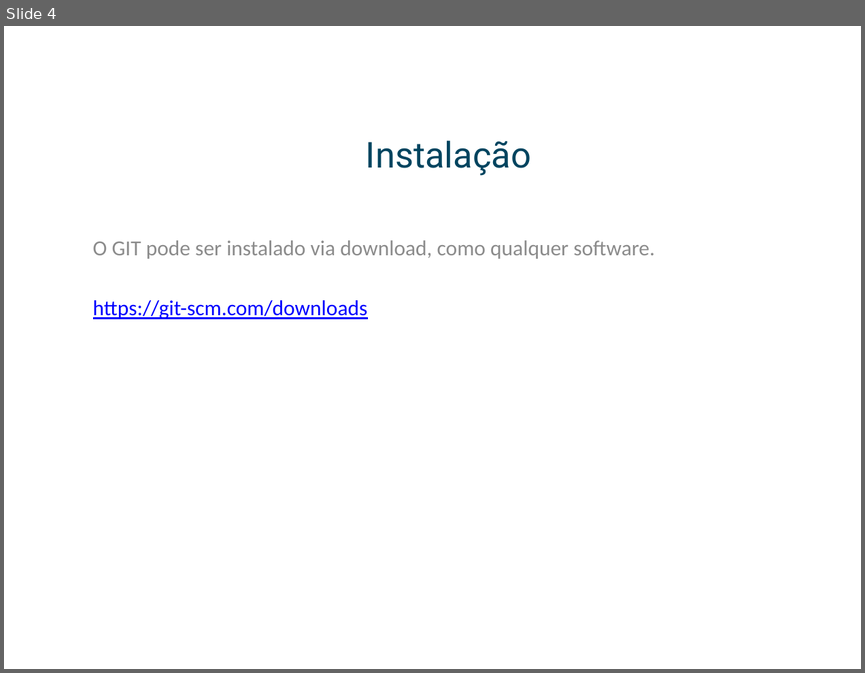
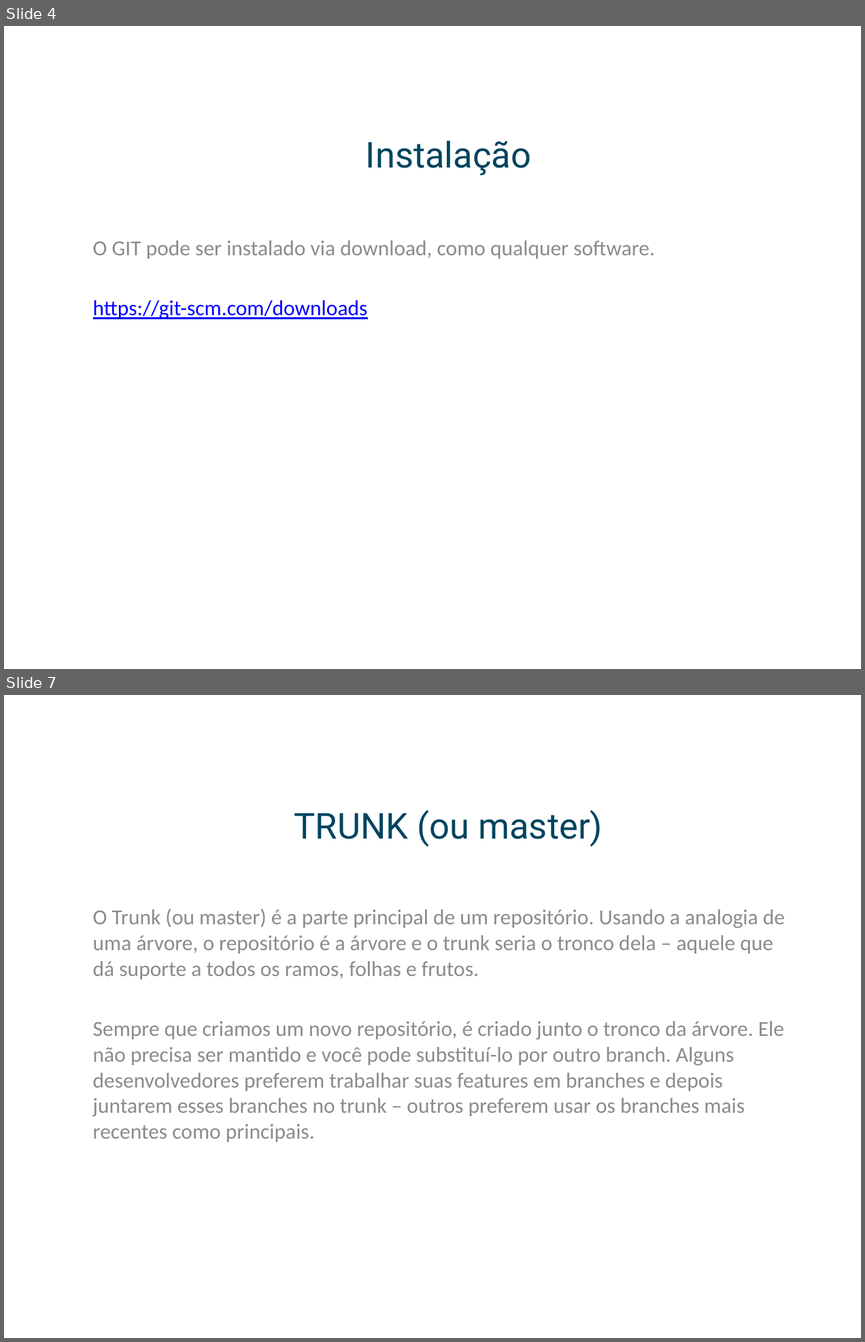
Before and after one commit to leafarcathal/gitws, a slide deck: Workshop.pptx. Shown one above the other, each under a label of ours: slide 4 before the commit, slides 4 and 7 after it; the slides between them are not shown. The pictures are 865x673 and 865x1342 pixels, drawn with LibreOffice and Linux fonts; fonts in the diff are those of the drawing; background and template pictures are left out. Boxes give left, top, right and bottom in pixels: in the first picture for what was removed or moved away, otherwise in the second. Text is boxed around its words. In the diff, an @@ line names an element or a change of style, - is before the commit and + after.

```diff
--- a/Workshop.pptx
+++ b/Workshop.pptx
@@ slide 7 added at (x1=4, y1=695, x2=861, y2=1338), background picture (left out) @@
@@ title added at (x1=294, y1=810, x2=602, y2=847), 30 pt, text #00445F @@
+TRUNK (ou master)
@@ subtitle added at (x1=93, y1=909, x2=785, y2=1142), 18 pt, text #8C8C8C @@
+O Trunk (ou master) é a parte principal de um repositório. Usando a analogia de uma árvore, o repositório é a árvore e o trunk seria o tronco dela – aquele que dá suporte a todos os ramos, folhas e frutos.
+Sempre que criamos um novo repositório, é criado junto o tronco da árvore. Ele não precisa ser mantido e você pode substituí-lo por outro branch. Alguns desenvolvedores preferem trabalhar suas features em branches e depois juntarem esses branches no trunk – outros preferem usar os branches mais recentes como principais.
```
Also in this commit, not shown: 2 slides changed, 8 other slides added, 1 slide removed.
